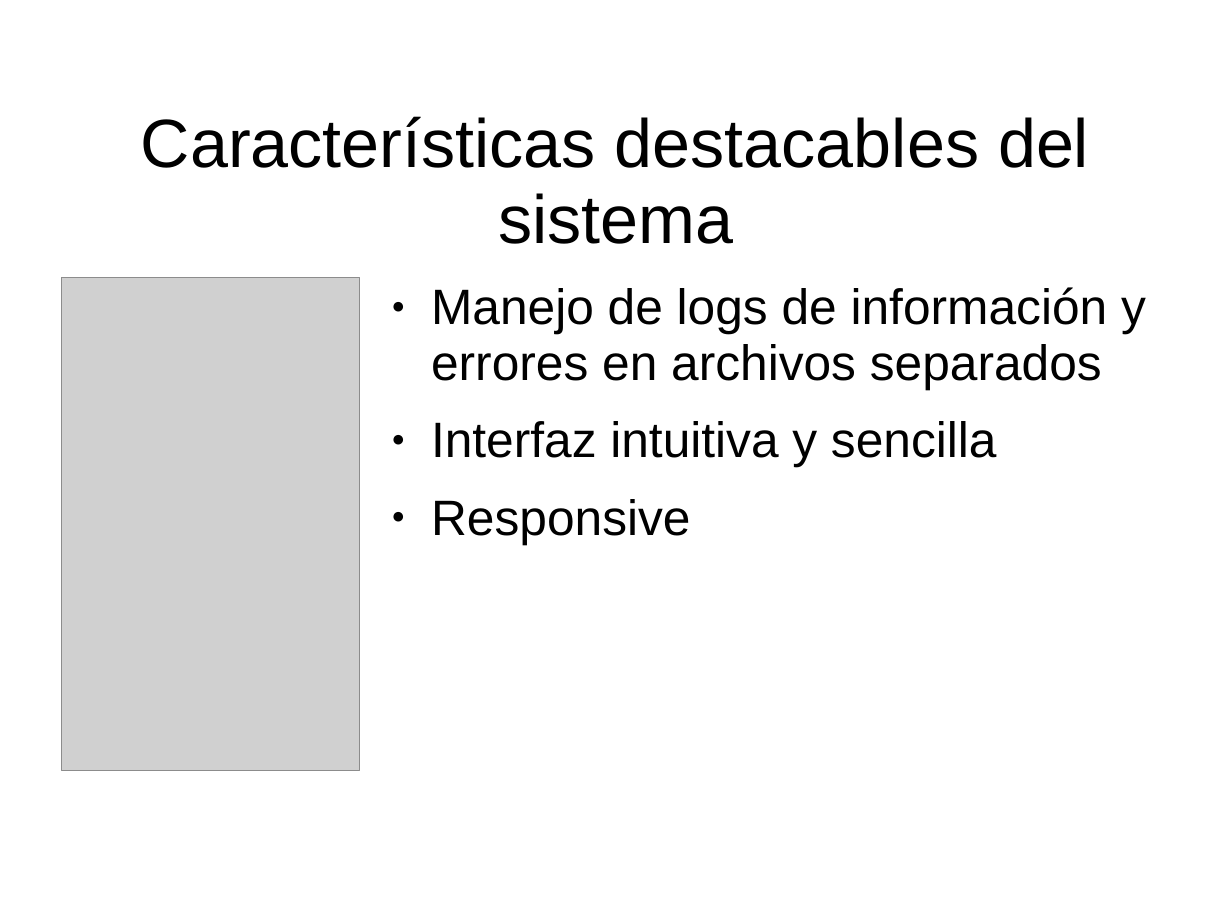
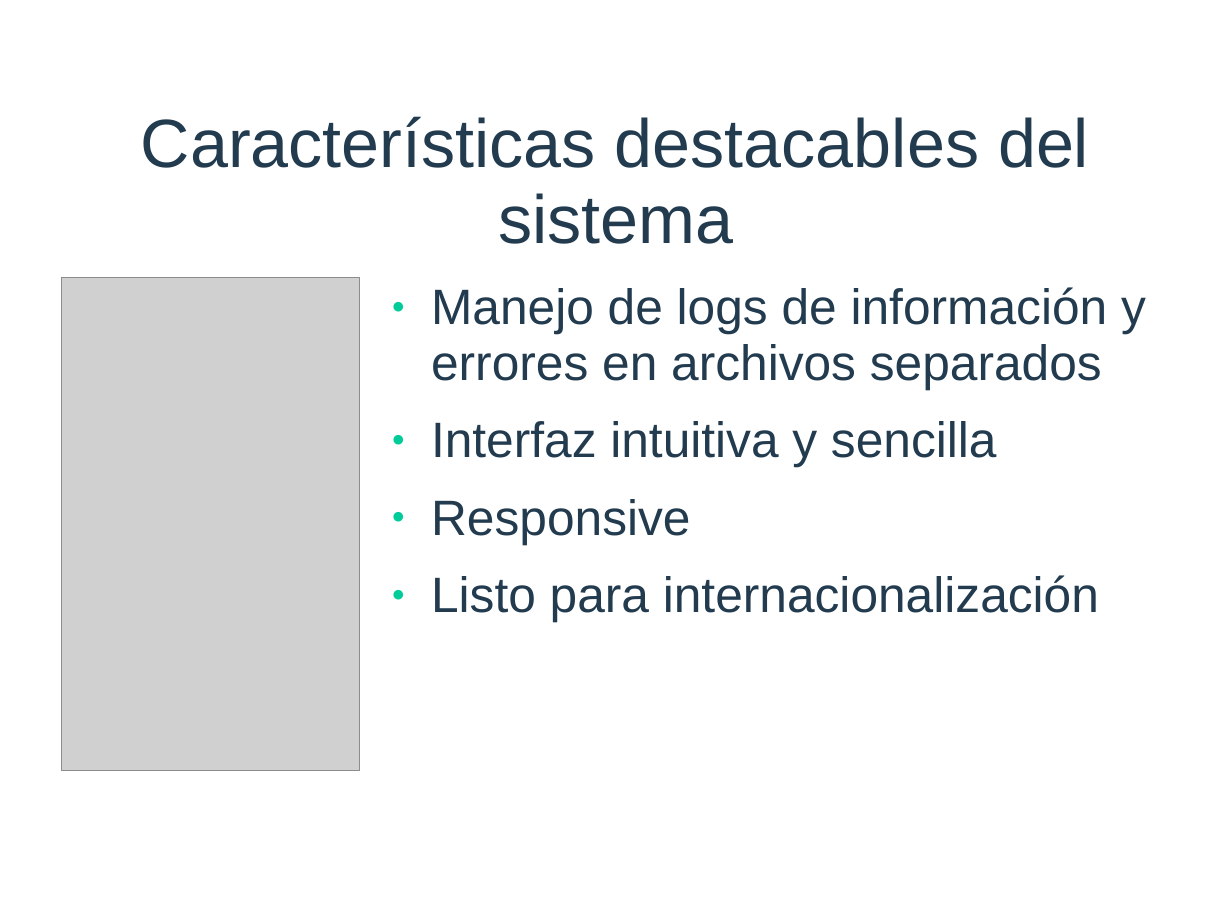
Before and after one commit to afichera/deukin, a slide deck: slide 10 of presentación.ppt. Drawn at 1232x924 pixels with LibreOffice and Linux fonts; fonts in the diff are those of the drawing; grey boxes stand for pictures; background and template pictures are left out. Boxes give left, top, right and bottom in pixels: in the first picture for what was removed or moved away, otherwise in the second. Text is boxed around its words. In the diff, an @@ line names an element or a change of style, - is before the commit and + after.

```diff
--- a/presentación.ppt
+++ b/presentación.ppt
@@ title "Características destacables del sistema" at [141, 116, 1089, 244]: text colour #000000 to #223B4F @@
@@ text at [431, 287, 1146, 544]: text colour #000000 to #223B4F in "Manejo de logs de información y errores ...", "Interfaz intuitiva y sencilla", "Responsive"; bullet colour #000000 to #00CC99 @@
@@ text at [431, 575, 1099, 621]: paragraph added @@
+● Listo para internacionalización
```
Also in this commit, not shown: 8 other slides changed, 2 other files.
